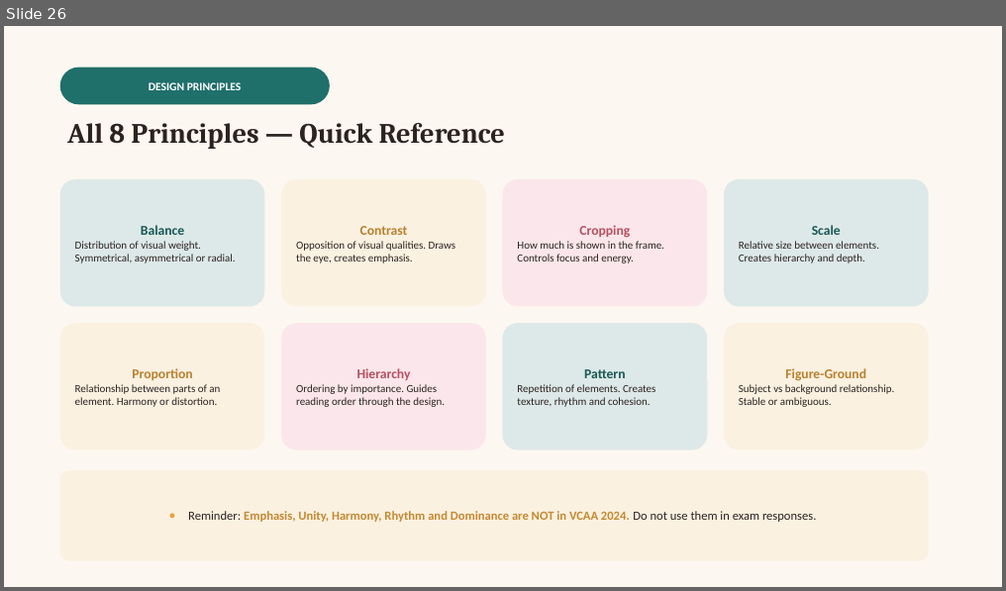
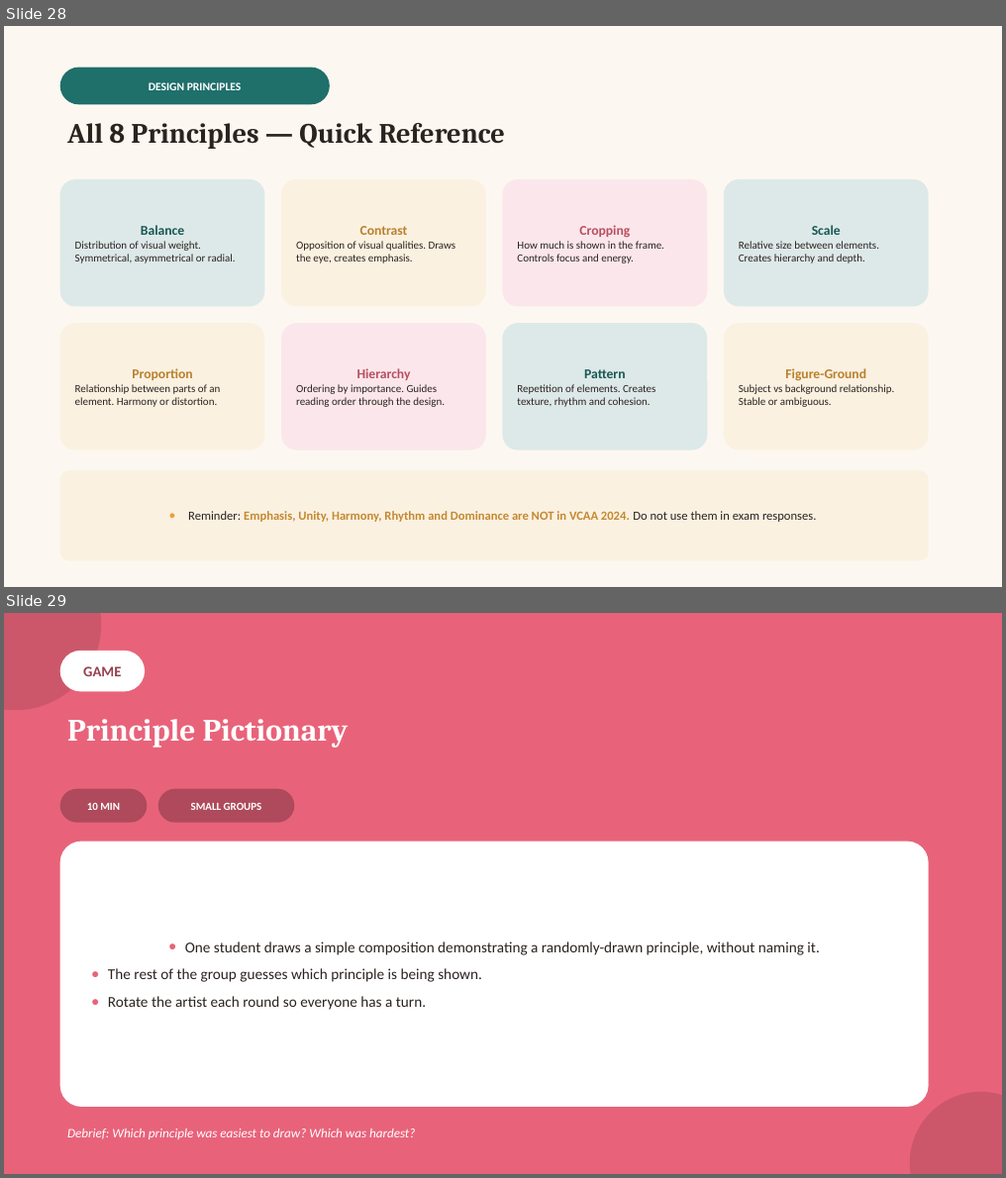
Before and after one commit to melodywyc0710/chuck, a slide deck: teaching-materials/vcd-vce/powerpoint/Unit1-Finding-Design-Solutions.pptx. Shown one above the other, each under a label of ours: slide 26 before the commit, slides 28 and 29 after it. The pictures are 1006x591 and 1006x1178 pixels, drawn with LibreOffice and Linux fonts; fonts in the diff are those of the drawing. Boxes give left, top, right and bottom in pixels: in the first picture for what was removed or moved away, otherwise in the second. Text is boxed around its words. In the diff, an @@ line names an element or a change of style, - is before the commit and + after.

```diff
--- a/teaching-materials/vcd-vce/powerpoint/Unit1-Finding-Design-Solutions.pptx
+++ b/teaching-materials/vcd-vce/powerpoint/Unit1-Finding-Design-Solutions.pptx
@@ slide 29 added at [4,613,1002,1174], background #E8637A @@
@@ ellipse added at [4,613,101,710], fill #CC576B @@
@@ rounded rectangle added at [60,651,145,691], fill #FFFFFF, 14 pt, text #96404F, bold @@
+GAME
@@ text added at [67,719,349,748], 30 pt, text #FFFFFF, bold @@
+Principle Pictionary
@@ rounded rectangle added at [60,789,147,823], fill #AE4A5B, 10.5 pt, text #FFFFFF, bold @@
+10 MIN
@@ rounded rectangle added at [158,789,294,823], fill #AE4A5B, 10.5 pt, text #FFFFFF, bold @@
+SMALL GROUPS
@@ rounded rectangle added at [60,842,929,1107], fill #FFFFFF, 14.5 pt, text #2B2320 @@
+● One student draws a simple composition demonstrating a randomly-drawn principle, without naming it.
+● The rest of the group guesses which principle is being shown.
+● Rotate the artist each round so everyone has a turn.
@@ ellipse added at [910,1092,1002,1174], fill #CC576B @@
@@ text added at [67,1129,415,1140], 12.5 pt, text #FFFFFF, italic @@
+Debrief: Which principle was easiest to draw? Which was hardest?
@@ what was slide 26 is now slide 28 @@
```
Also in this commit, not shown: 11 other slides added, 4 other files.
